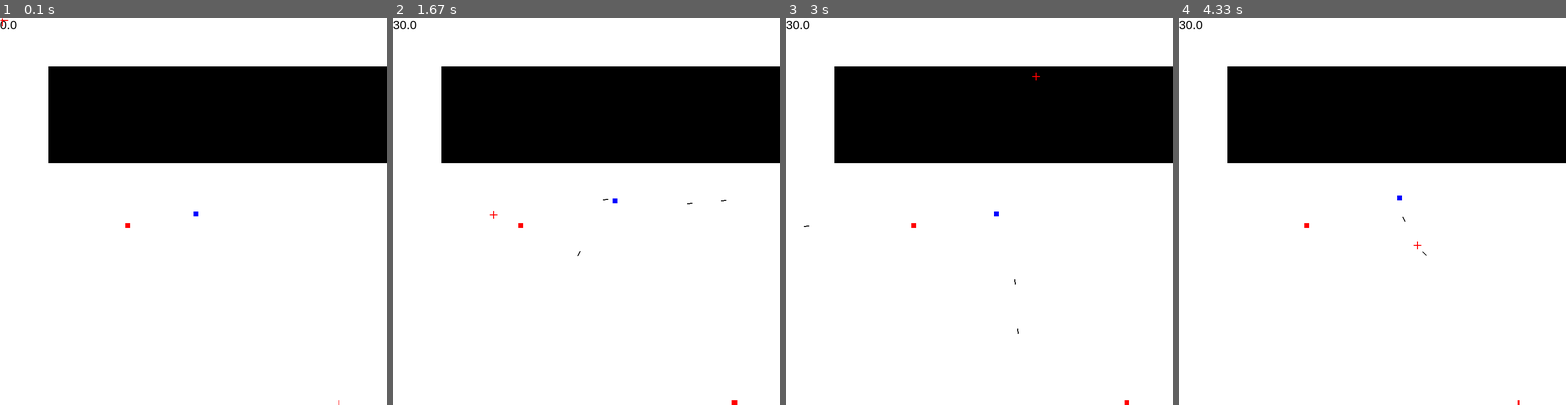
Above: before the commit, frames 1-4 (left to right).
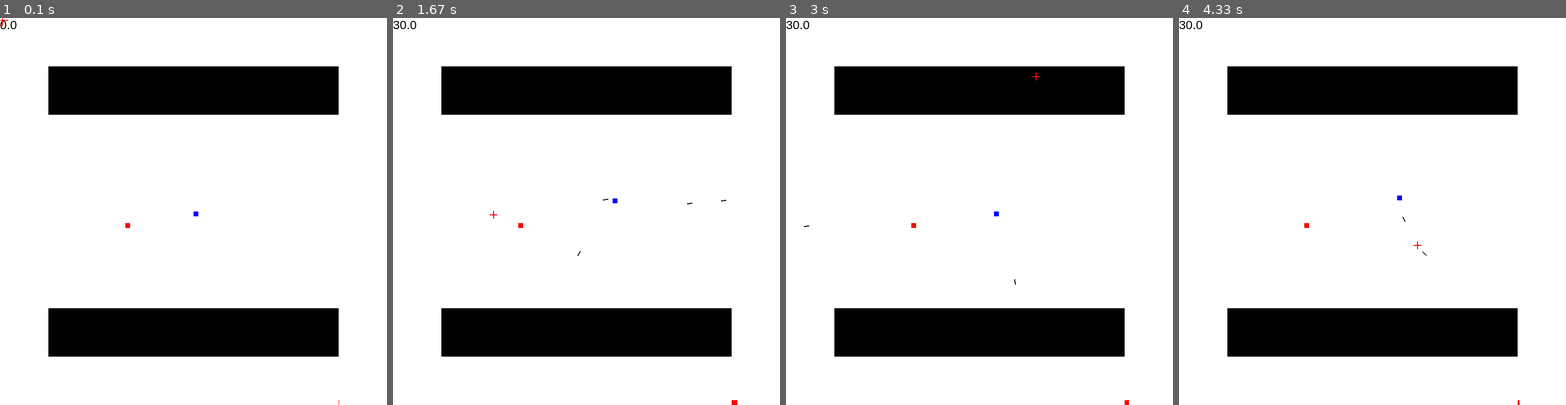
Above: after the commit, the same moments.

Repository: zwang20/Chaos
Game: pygame game, started from chaos.py
The game is run twice, just before and just after one commit, with the same random seed, the same clock (stepped at 60 frames per second) and the same inputs.
Inputs (mouse positions are in pixels of both pictures, inside the frame that each line leads up to):
- Up to frame 1 (0.1 s): no input
- Up to frame 2 (1.67 s): tap Space at 0.33, 0.73, 1.03, 1.23, 1.57 s; hold D 0.67-1.13 s; move the mouse to (710, 199) at 0.7 s; hold W 1.17-1.47 s; move the mouse to (586, 238) at 1.2 s; hold D from 1.5 s (still down); move the mouse to (493, 215) at 1.53 s
- Up to frame 3 (3 s): tap Space at 1.87, 2.07, 2.37, 2.63, 2.97 s; release D at 1.97 s; hold A 2-2.53 s; move the mouse to (1018, 296) at 2.03 s; hold S 2.57-2.87 s; move the mouse to (859, 304) at 2.6 s; hold A from 2.9 s (still down); move the mouse to (1037, 76) at 2.93 s
- Up to frame 4 (4.33 s): tap Space at 3.27, 3.4, 3.8, 4.1 s; release A at 3.3 s; hold W 3.33-3.7 s; move the mouse to (1515, 346) at 3.37 s; hold D from 3.73 s (still down); move the mouse to (1418, 246) at 3.77 s

The runs differ from the first frame. In frame 1, 22% of the frame differs, in the area x 12-100%, y 12-88%; in frame 2, 22%; in frame 3, 22%; in frame 4, 22%.

Commit message:
Minor bug fix

Diff:
--- a/chaos.py
+++ b/chaos.py
@@ -142,8 +142,8 @@
 
     # Init cooldown
     cooldown = 0
-    Block(100, 100, 600, 200)
-    Block(500, 100, 600, 200)
+    Block(100, 100, 600, 100)
+    Block(100, 600, 600, 100)
     # Main loop
     smart_spawn()
     while True:
